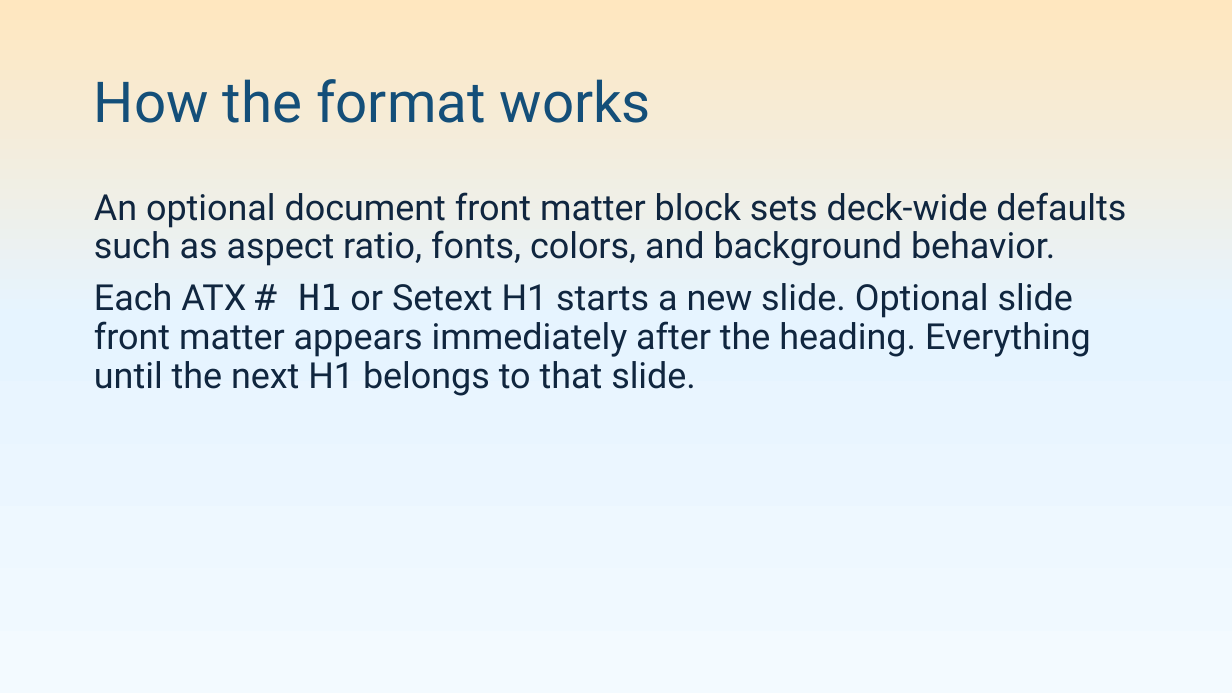
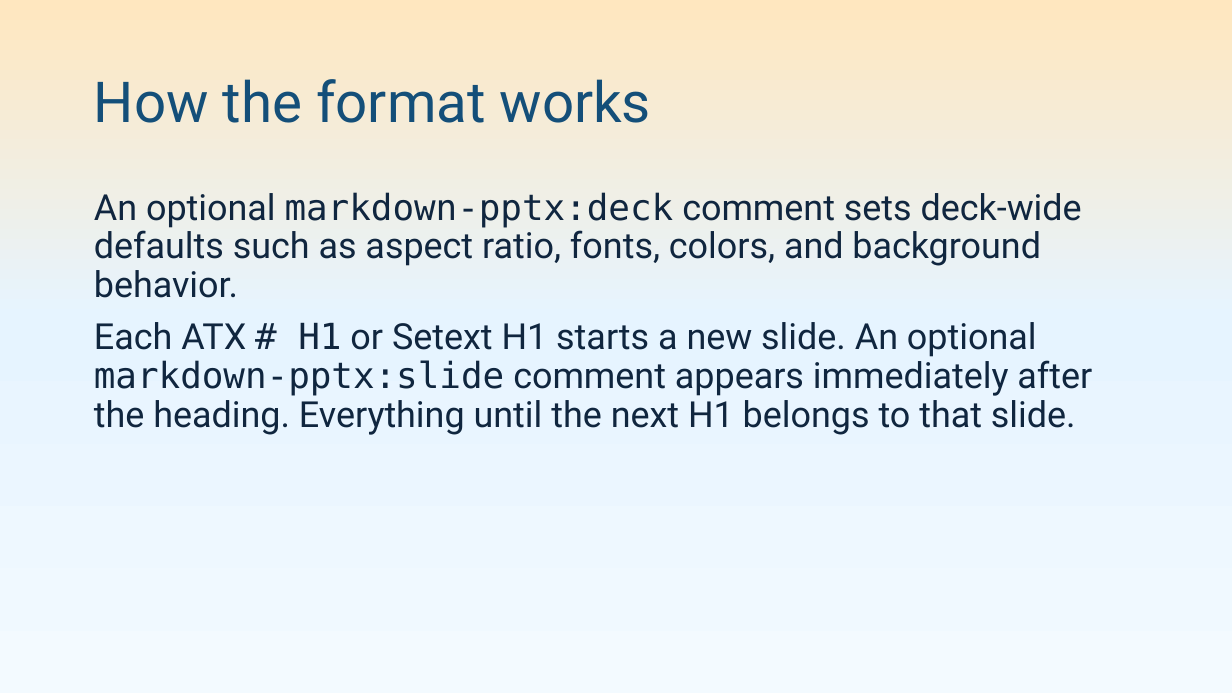
Before and after one commit to pseudosavant/markdown-pptx, a slide deck: slide 3 of sample/showcase.pptx. Drawn at 1232x693 pixels with LibreOffice and Linux fonts; fonts in the diff are those of the drawing. Boxes give left, top, right and bottom in pixels: in the first picture for what was removed or moved away, otherwise in the second. Text is boxed around its words. In the diff, an @@ line names an element or a change of style, - is before the commit and + after.

```diff
--- a/sample/showcase.pptx
+++ b/sample/showcase.pptx
@@ text at <box>94,192,1092,435</box>: text changed @@
-An optional document front matter block sets deck-wide defaults such as aspect ratio, fonts, colors, and background behavior.
-Each ATX # H1 or Setext H1 starts a new slide. Optional slide front matter appears immediately after the heading. Everything until the next H1 belongs to that slide.
+An optional markdown-pptx:deck comment sets deck-wide defaults such as aspect ratio, fonts, colors, and background behavior.
+Each ATX # H1 or Setext H1 starts a new slide. An optional markdown-pptx:slide comment appears immediately after the heading. Everything until the next H1 belongs to that slide.
```
Also in this commit, not shown: 3 slides added, 28 other files.
